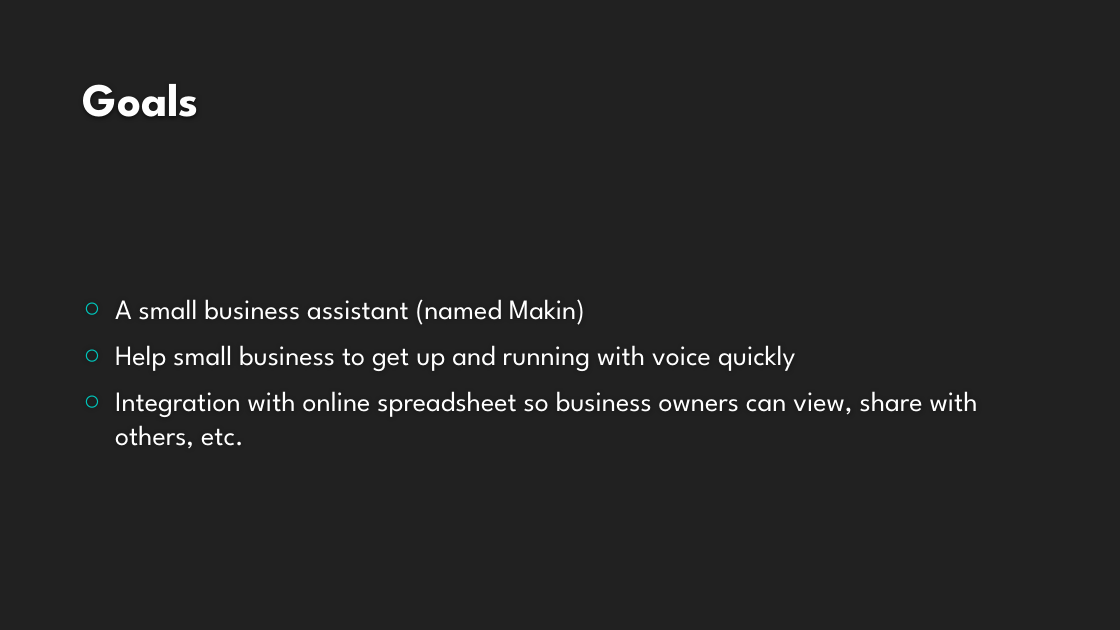
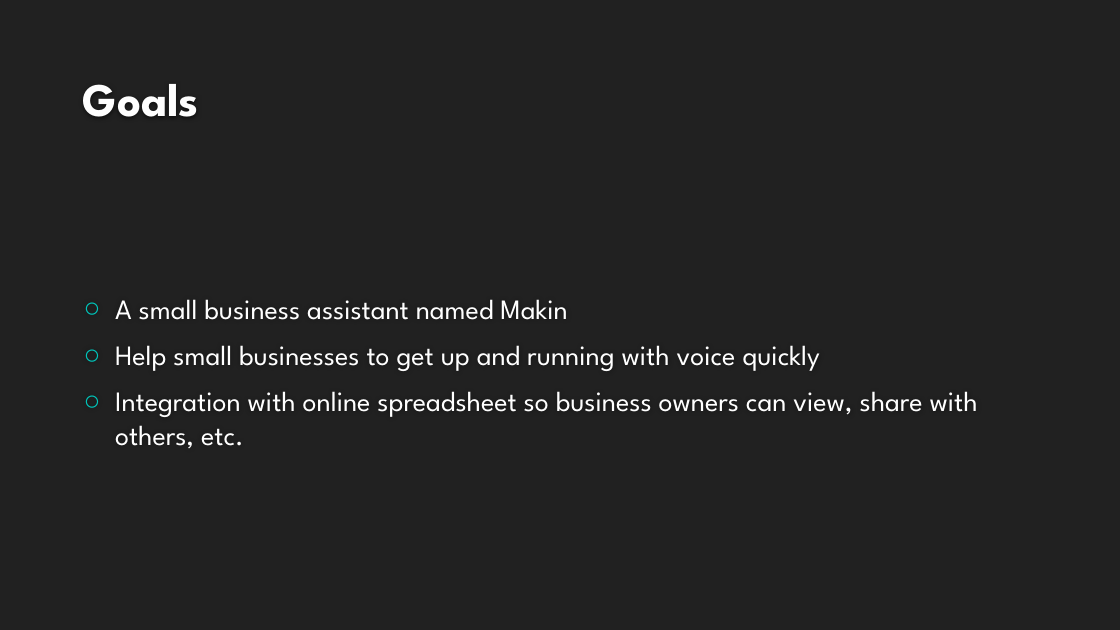
Before and after one commit to voicehacks2019/Vocal, a slide deck: slide 2 of Makin Capsule - Presentation.pptx. Drawn at 1120x630 pixels with LibreOffice and Linux fonts; fonts in the diff are those of the drawing; background and template pictures are left out. Boxes give left, top, right and bottom in pixels: in the first picture for what was removed or moved away, otherwise in the second. Text is boxed around its words. In the diff, an @@ line names an element or a change of style, - is before the commit and + after.

Commit message:
add ppt

```diff
--- a/Makin Capsule - Presentation.pptx
+++ b/Makin Capsule - Presentation.pptx
@@ text at [115,299,819,371]: text changed @@
-○ A small business assistant (named Makin)
-○ Help small business to get up and running with voice quickly
+○ A small business assistant named Makin
+○ Help small businesses to get up and running with voice quickly
```
